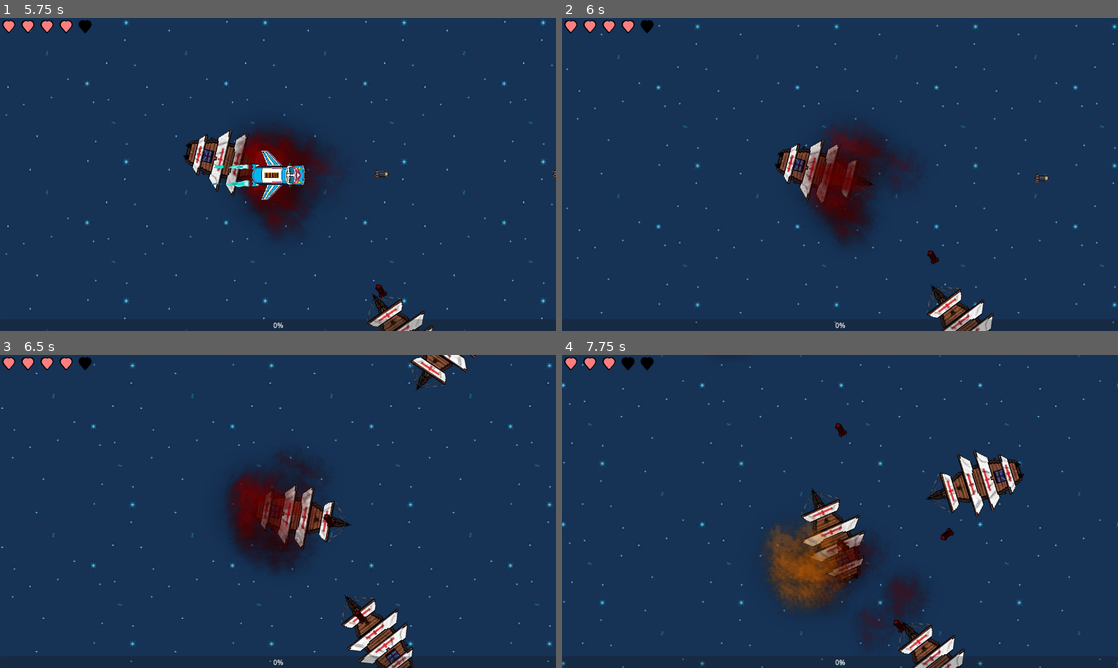
Above: before the commit, frames 1-4 (two rows, left to right).
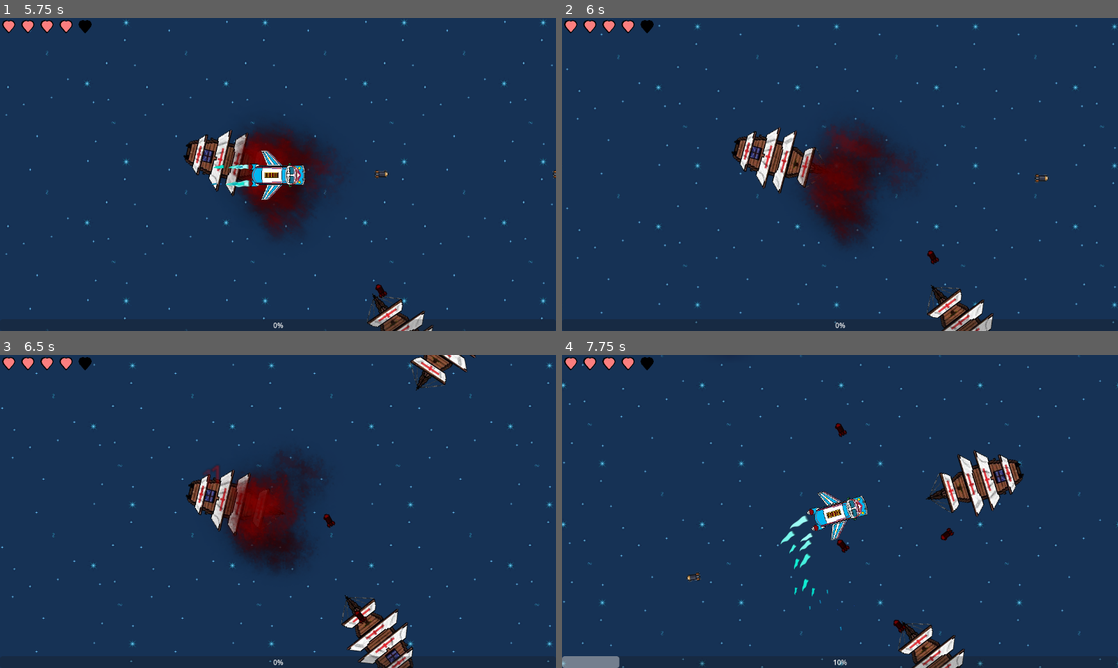
Above: after the commit, the same moments.

Repository: Ignawesome/neon-genesis-beto
Game: Godot game, scene res://escenas/mundo.tscn
The game is run twice, just before and just after one commit, with the same random seed, the same clock (stepped at 60 frames per second) and the same inputs.
Inputs (mouse positions are in pixels of both pictures, inside the frame that each line leads up to):
- Up to frame 1 (5.75 s): move the mouse to (400, 158) at 0.52 s; press the mouse at (400, 158) at 0.53 s; hold D (derecha) 0.53-1.28 s; move the mouse to (166, 190) at 1.27 s; release the mouse at (166, 190) at 1.28 s; hold S (abajo) 1.28-2.03 s; tap Space (esquivar) at 1.35 s; move the mouse to (333, 105) at 2.02 s; hold D (derecha) 2.03-2.78 s; hold E (ulti) 2.03-2.78 s; move the mouse to (250, 237) at 2.77 s; hold W (arriba) 2.78-3.53 s; click (250, 237) at 2.85 s; move the mouse to (444, 221) at 3.52 s; hold Space (esquivar) 3.53-4.28 s; hold A (izquierda) 3.53-5.03 s; move the mouse to (111, 127) at 4.27 s; tap E (ulti) at 4.35 s; move the mouse to (305, 174) at 5.02 s; press the mouse at (305, 174) at 5.03 s; hold S (abajo) from 5.03 s (still down)
- Up to frame 2 (6 s): move the mouse to (756, 96) at 5.77 s; release S (abajo) at 5.78 s; release the mouse at (756, 96) at 5.78 s; hold D (derecha) from 5.78 s (still down); tap Space (esquivar) at 5.85 s
- Up to frame 3 (6.5 s): keep holding D (derecha)
- Up to frame 4 (7.75 s): move the mouse to (962, 495) at 6.52 s; release D (derecha) at 6.53 s; hold W (arriba) 6.53-7.28 s; hold E (ulti) 6.53-7.28 s; move the mouse to (728, 527) at 7.27 s; hold D (derecha) from 7.28 s (still down); click (728, 527) at 7.35 s

Frame 1 is identical in both runs. In frame 2, 2.4% of the frame differs, in the area x 30-57%, y 34-60%; in frame 3, 3.3%; in frame 4, 6.3%, in the area x 0-66%, y 0-100%.

Commit message:
agruegue knockback

Diff:
--- a/escenas/enemigos/barco_ingles.tscn
+++ b/escenas/enemigos/barco_ingles.tscn
@@ -75,6 +75,10 @@
 [node name="TimerMisil" type="Timer" parent="." unique_id=1399413646]
 autostart = true
 
+[node name="Label" type="Label" parent="." unique_id=1774083688]
+offset_right = 40.0
+offset_bottom = 23.0
+
 [connection signal="body_entered" from="Deteccion" to="." method="_on_deteccion_body_entered"]
 [connection signal="body_exited" from="Deteccion" to="." method="_on_deteccion_body_exited"]
 [connection signal="timeout" from="TimerMisil" to="." method="_on_timer_misil_timeout"]
--- a/escenas/enemigos/enemigo.gd
+++ b/escenas/enemigos/enemigo.gd
@@ -15,6 +15,9 @@
 @export var duración_de_misil := 10
 @export var fuerza_de_ataque := 1
 @export var velocidad_de_giro: float = 5.0
+
+var velocidad_knockback: Vector2 = Vector2.ZERO
+var friccion_suelo: float = 3000.0 # Qué tan rápido frena después del empuje
 
 # ==============================================================================
 # VARIABLES Y REFERENCIAS
@@ -51,6 +54,19 @@
 
 	# 2. Aplicar el movimiento (podés multiplicar directamente el vector, es más limpio)
 	velocity = direccion * velocidad_de_movimiento
+
+	# var direccion = global_position.direction_to(objetivo.global_position)
+	# var velocidad_normal = direccion * velocidad_de_movimiento
+
+	# 1. Reducir el knockback gradualmente usando fricción
+	# move_toward acerca el vector al Vector2.ZERO (freno total)
+	velocidad_knockback = velocidad_knockback.move_toward(Vector2.ZERO, friccion_suelo * delta)
+
+	# 2. Combinar ambas velocidades
+	# El enemigo intenta caminar hacia adelante, pero el knockback lo arrastra hacia atrás
+	velocity = velocity + velocidad_knockback
+
+	# 3. Moverse
 	move_and_slide()
 
 	# 3. Calcular hacia dónde tiene que mirar
@@ -68,16 +84,17 @@
 # ==============================================================================
 
 # Se llama desde el Misil.gd cuando golpea a este enemigo
-func recibir_danio(cantidad_de_danio: float):
+func recibir_danio(cantidad_de_daño: float):
 	if esta_muerto:
 		return
 
-	salud_actual -= cantidad_de_danio
+	salud_actual -= cantidad_de_daño
 
 	material = material_daño
 	await get_tree().create_timer(0.25).timeout
 	material = null
-
+	var texto_daño := NumeroFlotante.crear_numero(int(cantidad_de_daño), global_position)
+	get_tree().current_scene.add_child(texto_daño)
 	# print("Enemigo golpeado, HP restante: %f" % salud_actual) # Mostrar en consola
 
 	if salud_actual <= 0:
@@ -92,7 +109,13 @@
 		# Llamar a la función del jugador para hacerle daño y activar la lógica de esquiva
 		jugador_detectado.recibir_danio(danio_por_contacto)
 		recibir_danio(jugador_detectado.fuerza_de_choque)
+		var direccion := self.global_position - jugador_detectado.global_position
+		aplicar_knockback(direccion.normalized() * jugador_detectado.knockback_impacto)
 
+
+func aplicar_knockback(fuerza: Vector2) -> void:
+	# Sumamos la fuerza. Si recibe varios misiles a la vez, sale volando más rápido
+	velocidad_knockback += fuerza
 
 # ==============================================================================
 # PROYECTILES
--- a/escenas/jugador/jugador.gd
+++ b/escenas/jugador/jugador.gd
@@ -26,6 +26,7 @@
 @export var radio_de_ataque: float = 500.0 ## Distancia máxima para buscar enemigos
 @export var duración_de_misil: float = 1.0 ## Segundos antes de que el misil desaparezca
 @export var fuerza_de_choque: float = 1.0
+@export var knockback_impacto: float = 500.0
 
 # Defensa
 @export var puntos_de_salud_maximos := 5         ## Vida máxima del personaje
--- a/escenas/jugador/misil.gd
+++ b/escenas/jugador/misil.gd
@@ -12,6 +12,9 @@
 var velocidad_heredada: Vector2 = Vector2.ZERO
 # Variable para guardar el cálculo final
 var velocidad_total: Vector2 = Vector2.ZERO
+
+@export var fuerza_de_knockback: float = 800.0
+
 # ==============================================================================
 # VARIABLES Y REFERENCIAS
 # ==============================================================================
@@ -72,7 +75,14 @@
 		# 1. Aplicar daño al enemigo
 		body.recibir_danio(danio_a_infligir)
 
-		# 2. Reproducir animacion de explosion
+		# 2. APLICAR KNOCKBACK
+		# Verificamos si el cuerpo tiene la función creada antes de llamarla
+		if body.has_method("aplicar_knockback"):
+			# El empuje va en la misma dirección que el misil
+			var vector_empuje = direccion * fuerza_de_knockback
+			body.aplicar_knockback(vector_empuje)
+
+		# 3. Reproducir animacion de explosion
 		explotar()
 
 	# Importante: Si golpea otros cuerpos (como rocas o corales, que son StaticBody2D)
--- a/escenas/jugador/misil.tscn
+++ b/escenas/jugador/misil.tscn
@@ -163,6 +163,7 @@
 collision_layer = 64
 collision_mask = 34
 script = ExtResource("1_g2og5")
+fuerza_de_knockback = 500.0
 
 [node name="Misil" type="Sprite2D" parent="." unique_id=1019801976]
 position = Vector2(1, -1)
--- /dev/null
+++ b/scripts/numeros_flotantes.gd
@@ -0,0 +1,36 @@
+class_name NumeroFlotante
+extends Label
+
+static func crear_numero(numero: int, posicion_inicial: Vector2) -> NumeroFlotante:
+	var label := NumeroFlotante.new()
+	label.text = str(numero)
+
+	# Centramos el texto para que la posición sea exacta
+	label.horizontal_alignment = HORIZONTAL_ALIGNMENT_CENTER
+	label.global_position = posicion_inicial
+	label.scale = Vector2(3.5,3.5)
+	label.add_theme_constant_override("outline_size", 2)
+
+	# Opcional: Podés cargar un tema o color si querés
+	label.modulate = Color.RED
+
+	return label
+
+func _ready() -> void:
+	# 1. Definimos una distancia en píxeles mucho mayor
+	var movimiento_random = Vector2(randf_range(-50.0, 50.0), randf_range(-50.0, -100.0))
+
+	# 2. Creamos el Tween y lo ponemos en paralelo (para que anime posición y color a la vez)
+	var tween = create_tween().set_parallel(true)
+
+	var tiempo_animacion = 0.6 # Segundos que dura el número en pantalla
+
+	# Animar posición: desde donde está hacia la nueva posición
+	# Usamos TRANS_CUBIC y EASE_OUT para que salga rápido y frene suavemente
+	tween.tween_property(self, "global_position", global_position + movimiento_random, tiempo_animacion).set_trans(Tween.TRANS_CUBIC).set_ease(Tween.EASE_OUT)
+
+	# Animar transparencia: bajamos el Alpha (modulate:a) de 1.0 a 0.0
+	tween.tween_property(self, "modulate:a", 0.0, tiempo_animacion)
+
+	# 3. Al terminar todo lo anterior, lo destruimos para liberar memoria
+	tween.chain().tween_callback(queue_free)
Not shown, added: scripts/numeros_flotantes.gd.uid
